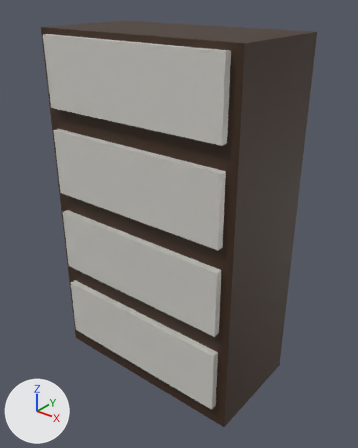
An edit to the glTF model frontend/static/3d-studio/models/furniture/filecabinet-lite.glb, drawn before and after from the same camera.
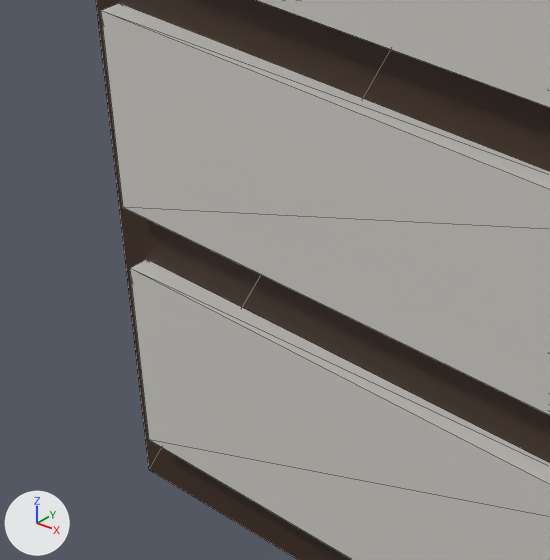
Old and new are each drawn whole from a 50 mm lens placed at (1.077, -1.298, 1.432), pointed at (0.035, 0.005, 0.625) and again close up on the part from 10% to 52% of the width and 47% to 81% of the height. Every picture has the same lights, and +X, +Y and +Z are marked at lower left. The older version's two pictures come first. The close-ups show mesh edges as thin lines. Where no turn or scale is listed for an object, it has been applied to the vertices.

Names of what the first close-up shows: 'material-0-body', 'material-1-drawer'.
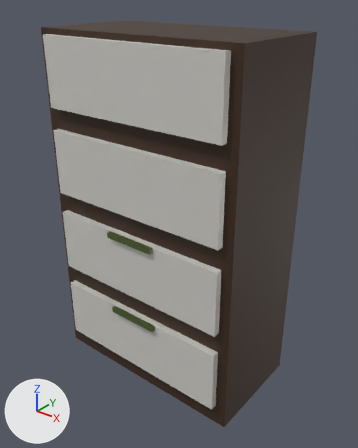
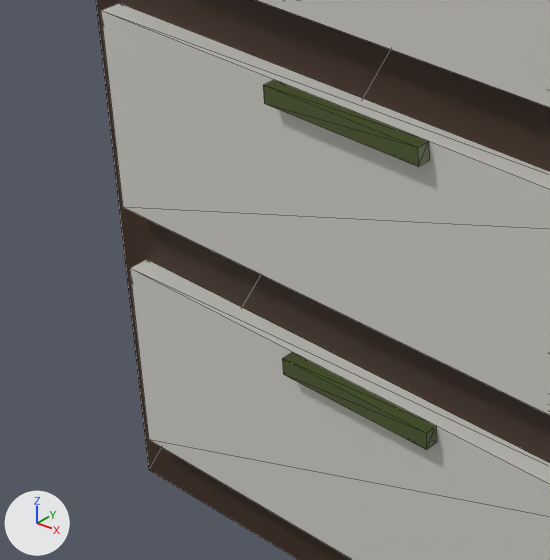
The newer file is also turned or shifted as a whole; pictures and numbers use the older file's frame.

Pixel boxes (x1, y1, x2, y2) of what changed, in the close-ups (550 x 560 px):
'material-2-metal', added
    after: (263, 80, 436, 450)

Edits to the bpy script that builds the scene:
```text
Add mat_material_2_metal:
    mat_material_2_metal = principled_material('material-2-metal')
    mat_material_2_metal.base_color = (0.0887, 0.122, 0.0356)  # dark green #546235
    mat_material_2_metal.metallic = 0.2
    mat_material_2_metal.roughness = 0.4
Add me_mesh_2:
    me_mesh_2.from_pydata(...)  # a box spanning x -0.1..0.1, y -0.225..-0.21, z 0.3..0.32; a box spanning x -0.1..0.1, y -0.225..-0.21, z 0.62..0.64
    me_mesh_2.materials.append(mat_material_2_metal)  # dark green #546235
Add ob_material_2_metal:
    ob_material_2_metal = bpy.data.objects.new('material-2-metal', me_mesh_2)
    ob_material_2_metal.location = (0.0, -0.008, 0.0)
```
